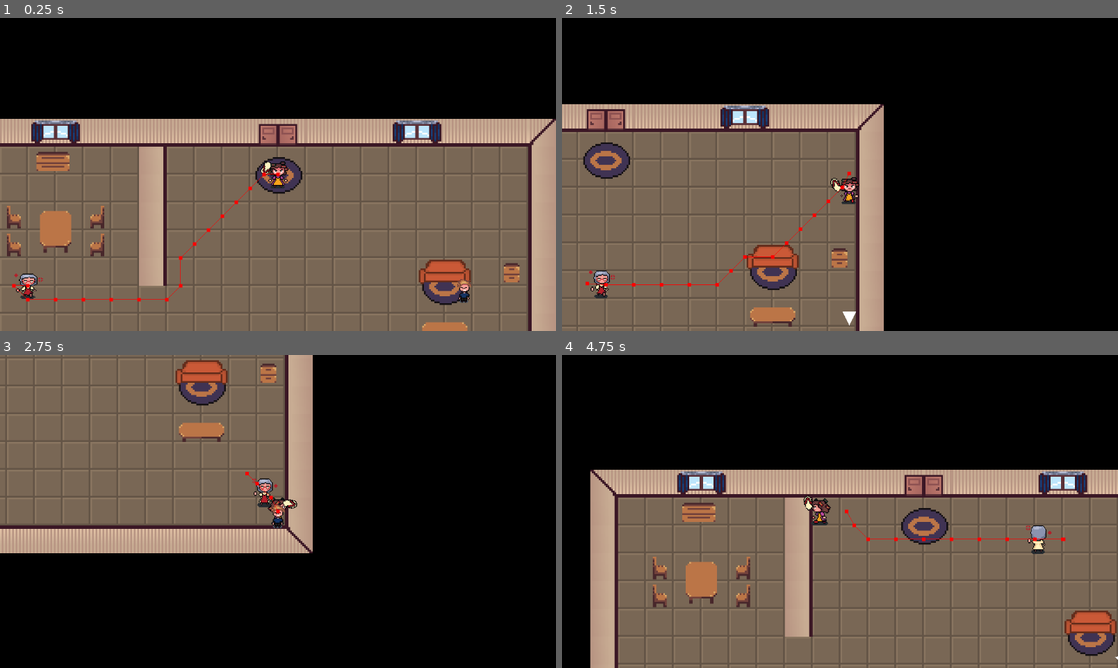
Above: before the commit, frames 1-4 (two rows, left to right).
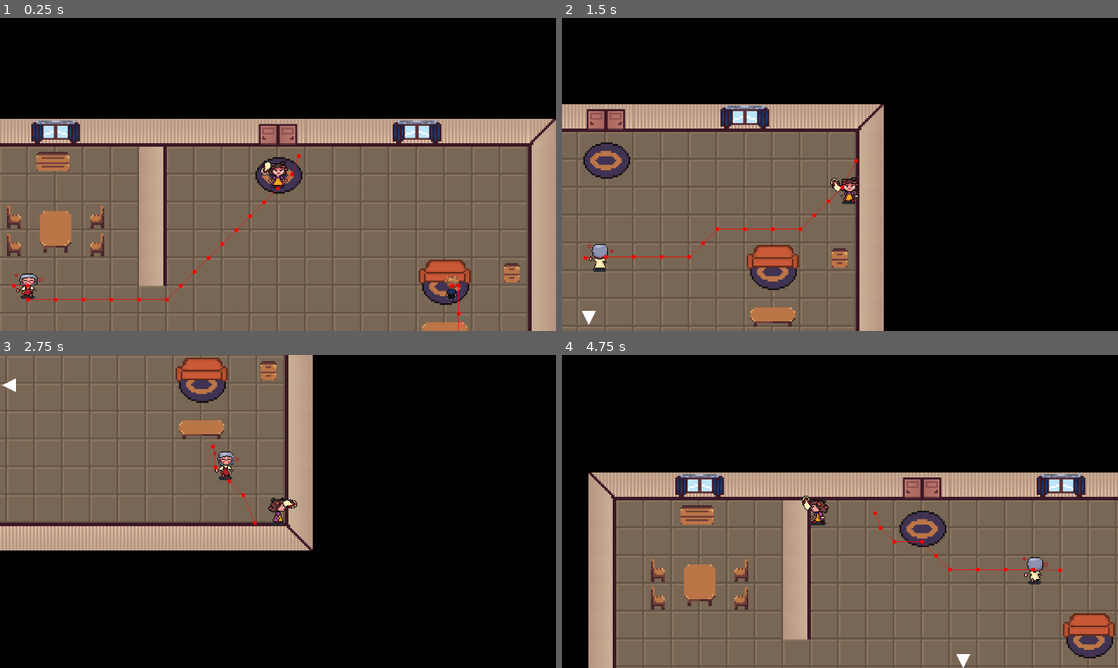
Above: after the commit, the same moments.

Repository: alfroids/Mama-Bazooka-
Game: Godot game, scene res://scenes/level/level.tscn
Same seed, same stepped clock (60 frames per second), same inputs: the game is played once before the commit and once after it. This scene is started directly instead of the project's main scene.
Inputs (mouse positions are in pixels of both pictures, inside the frame that each line leads up to):
- Up to frame 1 (0.25 s): no input
- Up to frame 2 (1.5 s): move the mouse to (962, 158) at 0.52 s; press the mouse at (962, 158) at 0.53 s; hold D (move_right) 0.53-1.28 s; move the mouse to (728, 190) at 1.27 s; release the mouse at (728, 190) at 1.28 s; hold S (move_down) from 1.28 s (still down); tap E (interact) at 1.35 s
- Up to frame 3 (2.75 s): move the mouse to (333, 442) at 2.02 s; release S (move_down) at 2.03 s; press the mouse at (333, 442) at 2.03 s; hold D (move_right) from 2.03 s (still down)
- Up to frame 4 (4.75 s): move the mouse to (812, 574) at 2.77 s; release D (move_right) at 2.78 s; release the mouse at (812, 574) at 2.78 s; hold W (move_up) 2.78-3.53 s; tap E (interact) at 2.85, 4.35 s; click (812, 574) at 2.92 s; move the mouse to (1006, 558) at 3.52 s; press the mouse at (1006, 558) at 3.53 s; hold A (move_left) from 3.53 s (still down); move the mouse to (673, 464) at 4.27 s; release the mouse at (673, 464) at 4.28 s

The runs differ from the first frame. In frame 1, 0.5% of the frame differs, in the area x 32-85%, y 43-100%; in frame 2, 0.9%; in frame 3, 4.3%; in frame 4, 14%, in the area x 4-100%, y 36-100%.

Commit message:
Add pathfinding to the child

Diff:
--- a/scenes/child/child.gd
+++ b/scenes/child/child.gd
@@ -21,7 +21,7 @@
 @onready var hp: int = 3
 @onready var player: Player = get_tree().get_first_node_in_group(&"player") as Player
 @onready var anchor: Node2D = $Anchor as Node2D
-@onready var ray_cast_2d: RayCast2D = $RayCast2D as RayCast2D
+@onready var nav_agent: NavigationAgent2D = $NavigationAgent2D as NavigationAgent2D
 
 
 func _physics_process(delta: float) -> void:
@@ -30,28 +30,36 @@
 
 	set_offscreen_indicator()
 
-	var player_dir: Vector2
-	if player:
-		player_dir = global_position.direction_to(player.global_position)
+	#var player_dir: Vector2
+	#if player:
+		#player_dir = global_position.direction_to(player.global_position)
+#
+		#if player_dir.y > 0:
+			#sprite.animation = "walk_back"
+		#if player_dir.y < 0:
+			#sprite.animation = "walk_front"
+#
+	#var mother_dir: Vector2
+	#if mother:
+		#mother_dir = global_position.direction_to(mother.global_position)
+#
+	#var dir: Vector2
+	#if player_dir.dot(mother_dir) >= threshold:
+		#dir = (-player_dir)
+	#else:
+		#dir = (mother_dir - player_dir).normalized()
+	#dir = dir.rotated(randf_range(-PI / 2, PI / 2))
+	#velocity = velocity.move_toward(speed * dir, delta * acceleration)
 
-		if player_dir.y > 0:
-			sprite.animation = "walk_back"
-		if player_dir.y < 0:
-			sprite.animation = "walk_front"
-
-	var mother_dir: Vector2
-	if mother:
-		mother_dir = global_position.direction_to(mother.global_position)
-
-	var dir: Vector2
-	if player_dir.dot(mother_dir) >= threshold:
-		dir = (-player_dir)
-	else:
-		dir = (mother_dir - player_dir).normalized()
-	dir = dir.rotated(randf_range(-PI / 2, PI / 2))
+	var next_pos: Vector2 = nav_agent.get_next_path_position()
+	var dir: Vector2 = global_position.direction_to(next_pos)
 	velocity = velocity.move_toward(speed * dir, delta * acceleration)
 
-	ray_cast_2d.rotation = Vector2.RIGHT.angle_to(velocity)
+	if velocity.y > 0:
+		sprite.animation = "walk_back"
+	if velocity.y < 0:
+		sprite.animation = "walk_front"
+
 	move_and_slide()
 
 
@@ -91,3 +99,23 @@
 		#hit_sound.stream = hit_sounds[random_hit]
 		#hit_sound.play()
 		SFXController.play_sfx(hit_sfx.pick_random())
+
+
+func _on_nav_update_timer_timeout() -> void:
+	if player:
+		var dir: Vector2 = -global_position.direction_to(player.global_position)
+		if mother:
+			dir += global_position.direction_to(mother.global_position)
+			dir = dir.normalized()
+			#var player_sqdist: float = global_position.distance_squared_to(player.global_position)
+			#var mother_sqdist: float = global_position.distance_squared_to(mother.global_position)
+			#if player_sqdist > mother_sqdist:
+				#dir = global_position.direction_to(mother.global_position)
+				#sprite.modulate = Color.RED
+			#else:
+				#dir += global_position.direction_to(mother.global_position)
+				#dir = dir.normalized()
+				#sprite.modulate = Color.WHITE
+		var target: Vector2 = global_position + 256 * dir
+		var noise: Vector2 = 32 * Vector2.RIGHT.rotated(TAU * randf())
+		nav_agent.target_position = target + noise
--- a/scenes/child/child.tscn
+++ b/scenes/child/child.tscn
@@ -30,6 +30,12 @@
 
 [node name="AudioStreamPlayer2D" type="AudioStreamPlayer2D" parent="."]
 
-[node name="RayCast2D" type="RayCast2D" parent="."]
-target_position = Vector2(64, 0)
-collision_mask = 8
+[node name="NavigationAgent2D" type="NavigationAgent2D" parent="."]
+path_postprocessing = 1
+debug_enabled = true
+
+[node name="NavUpdateTimer" type="Timer" parent="."]
+wait_time = 0.2
+autostart = true
+
+[connection signal="timeout" from="NavUpdateTimer" to="." method="_on_nav_update_timer_timeout"]
--- a/scenes/level/level.gd
+++ b/scenes/level/level.gd
@@ -7,7 +7,7 @@
 @export var child_scene: PackedScene
 @export var mother_scene: PackedScene
 
-static var horde_size: int = 0
+static var horde_size: int = 5
 
 var house: House
 var player: Player
@@ -38,15 +38,16 @@
 	camera.zoom = 2 * Vector2.ONE
 	player.add_child(camera)
 
-	child = child_scene.instantiate() as Child
-	child.global_position = house.child_spawn.global_position
-	add_child(child)
-
 	mother = mother_scene.instantiate() as Mother
 	mother.global_position = house.mother_spawn.global_position
 	add_child(mother)
 
 	SignalBus.child_fainted.connect(mother._on_child_fainted)
+
+	child = child_scene.instantiate() as Child
+	child.global_position = house.child_spawn.global_position
+	child.mother = mother
+	add_child(child)
 
 
 func _on_defeat_timer_timeout() -> void:
--- a/scenes/mother/mother.gd
+++ b/scenes/mother/mother.gd
@@ -28,14 +28,10 @@
 	if is_grabbing_player:
 		pass
 
-	elif player:
-		var next_pos: Vector2 = nav_agent.get_next_path_position()
-		var dir: Vector2 = global_position.direction_to(next_pos)
-		velocity = velocity.move_toward(speed * dir, delta * acceleration)
-		#var player_dir: Vector2 = global_position.direction_to(player.global_position)
-		#var dir: Vector2 = player_dir.rotated(randf_range(-PI / 3, PI / 3))
-		#velocity = velocity.move_toward(speed * dir, delta * acceleration)
-#
+	var next_pos: Vector2 = nav_agent.get_next_path_position()
+	var dir: Vector2 = global_position.direction_to(next_pos)
+	velocity = velocity.move_toward(speed * dir, delta * acceleration)
+
 	if velocity.y > 0:
 		if is_furious:
 			sprite.play(&"fury_walk")
@@ -63,5 +59,6 @@
 
 
 func _on_nav_update_timer_timeout() -> void:
-	var noise: Vector2 = 32 * Vector2.RIGHT.rotated(TAU * randf())
-	nav_agent.target_position = player.global_position
+	if player:
+		var noise: Vector2 = 32 * Vector2.RIGHT.rotated(TAU * randf())
+		nav_agent.target_position = player.global_position + noise
--- a/scenes/player/player.tscn
+++ b/scenes/player/player.tscn
@@ -173,7 +173,7 @@
 }]
 
 [sub_resource type="RectangleShape2D" id="RectangleShape2D_xoqqc"]
-size = Vector2(16, 32)
+size = Vector2(16, 26)
 
 [node name="Player" type="CharacterBody2D" groups=["player"]]
 collision_mask = 8
--- a/scenes/tutorial/tutorial_child.gd
+++ b/scenes/tutorial/tutorial_child.gd
@@ -1,24 +1,9 @@
 extends Child
 
 
-func _physics_process(delta: float) -> void:
-	if is_fainted:
-		return
-
-	set_offscreen_indicator()
-
-	if hp == 3:
-		return
-
-	var player_dir: Vector2
-	if player:
-		player_dir = global_position.direction_to(player.global_position)
-
-		if player_dir.y > 0:
-			sprite.animation = "walk_back"
-		if player_dir.y < 0:
-			sprite.animation = "walk_front"
-
-	velocity = velocity.move_toward(speed * (-player_dir), delta * acceleration)
-
-	move_and_slide()
+func _on_nav_update_timer_timeout() -> void:
+	if hp < 3 and player:
+		var player_dir: Vector2 = global_position.direction_to(player.global_position)
+		var target: Vector2 = global_position - 256 * player_dir
+		var noise: Vector2 = 32 * Vector2.RIGHT.rotated(TAU * randf())
+		nav_agent.target_position = target + noise
--- a/scenes/tutorial/tutorial_child.tscn
+++ b/scenes/tutorial/tutorial_child.tscn
@@ -26,3 +26,13 @@
 [node name="OffScreenIndicator" type="Polygon2D" parent="Anchor"]
 position = Vector2(-8, 0)
 polygon = PackedVector2Array(-8, -8, -8, 8, 8, 0)
+
+[node name="NavigationAgent2D" type="NavigationAgent2D" parent="."]
+path_postprocessing = 1
+debug_enabled = true
+
+[node name="NavUpdateTimer" type="Timer" parent="."]
+wait_time = 0.2
+autostart = true
+
+[connection signal="timeout" from="NavUpdateTimer" to="." method="_on_nav_update_timer_timeout"]
Not shown: 1 places in scenes/level/level.tscn that only renumber resources
